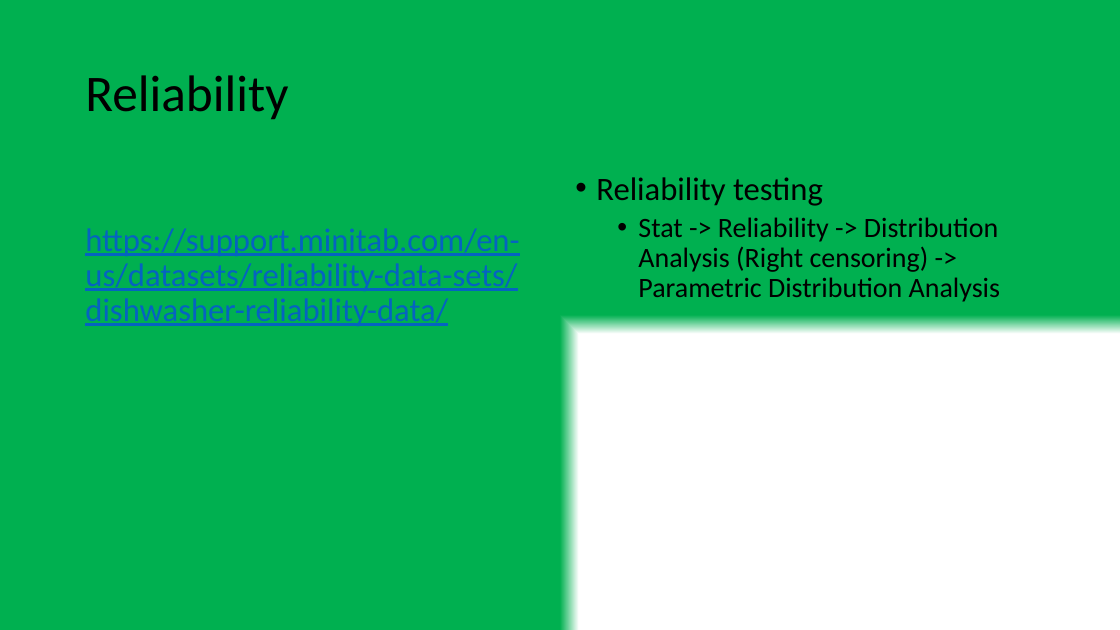
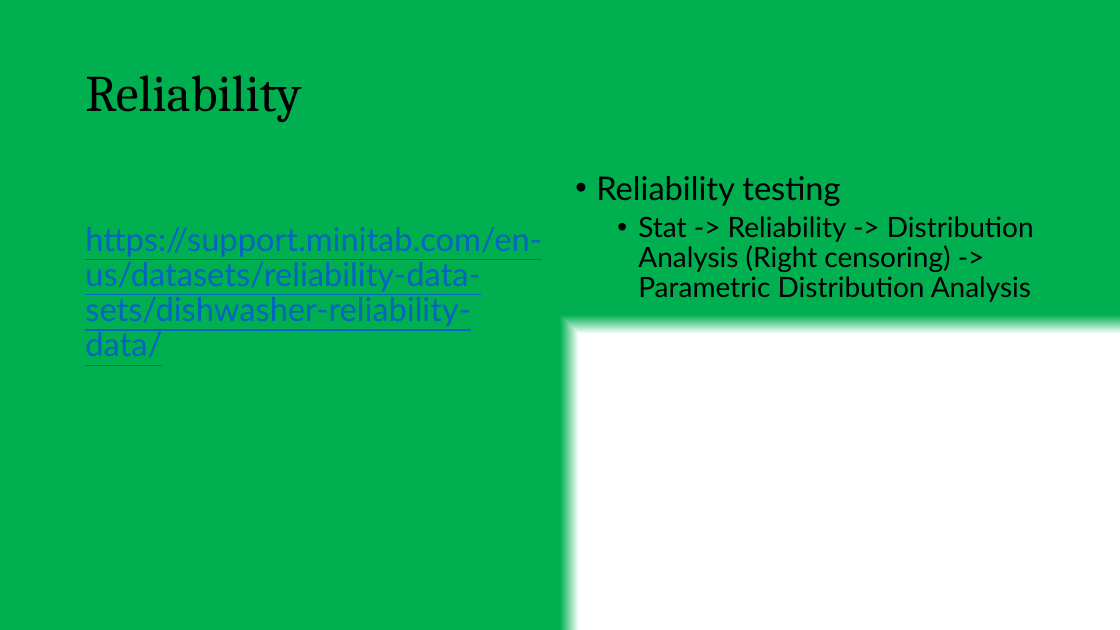
Before and after one commit to tanmoyie/Quality-Control, a slide deck: slide 3 of Minitab tutorial by Tanmoy Das.pptx (slide 4 before the commit). Drawn at 1120x630 pixels with LibreOffice and Linux fonts; fonts in the diff are those of the drawing. Boxes give left, top, right and bottom in pixels: in the first picture for what was removed or moved away, otherwise in the second. Text is boxed around its words. In the diff, an @@ line names an element or a change of style, - is before the commit and + after.

Commit message:
minitab

```diff
--- a/Minitab tutorial by Tanmoy Das.pptx
+++ b/Minitab tutorial by Tanmoy Das.pptx
@@ title "Reliability" at bbox=[85, 75, 301, 122]: font Calibri to Cambria @@
@@ text "https://support.minitab.com/en-us/datasets/reliability-data- ..." at bbox=[85, 227, 541, 358]: font Calibri to Lato @@
@@ text "Reliability testing" at bbox=[596, 176, 1034, 302]: font Calibri to Lato @@
```
Also in this commit, not shown: 2 other slides changed, 5 slides added, 1 slide removed, 4 other files.
